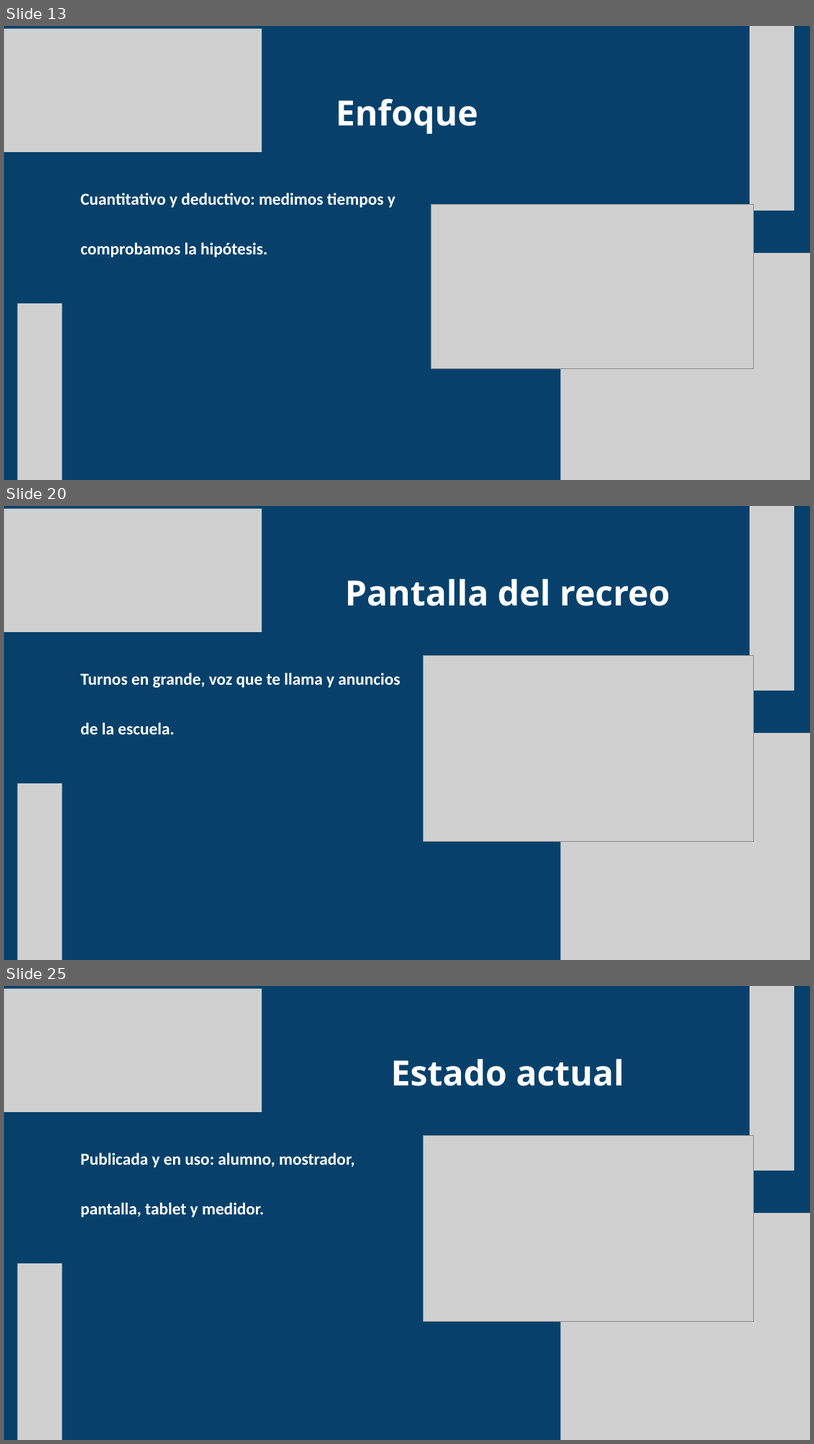
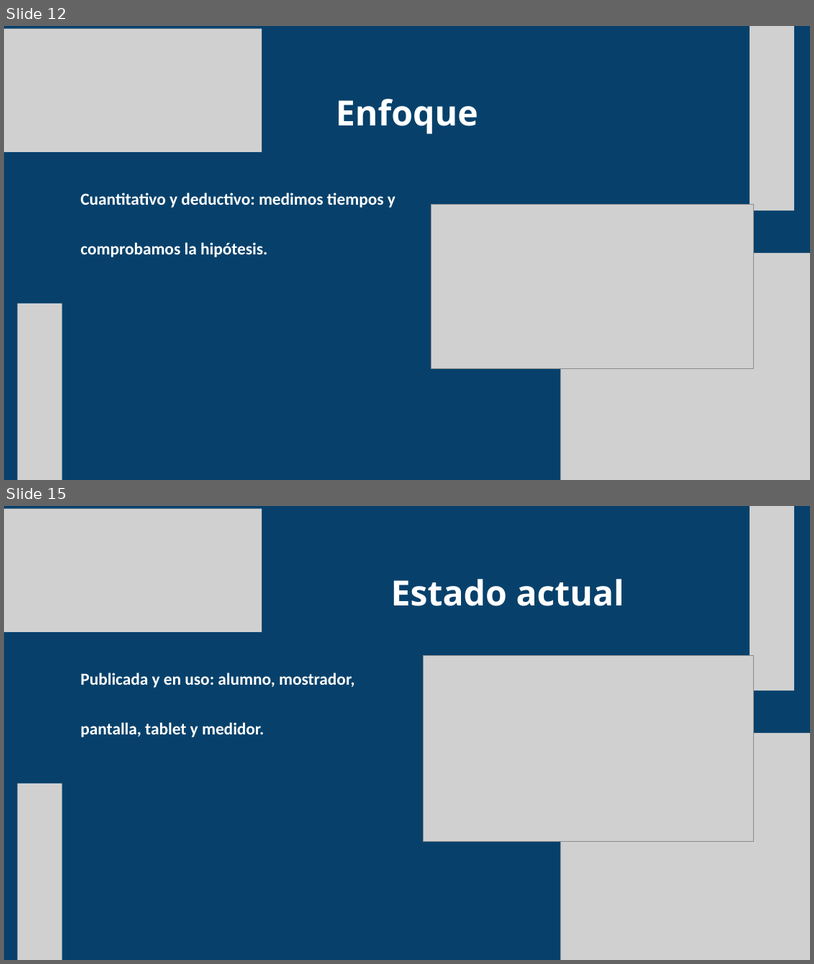
Before and after one commit to ejercitopalomazi9111-arch/mazi-central, a slide deck: fadori/presentacion/Fadori-STEAM.pptx. Shown one above the other, each under a label of ours: slides 13, 20 and 25 before the commit, slides 12 and 15 after it; the slides between them are not shown. The pictures are 814x1444 and 814x964 pixels, drawn with LibreOffice and Linux fonts; fonts in the diff are those of the drawing; grey boxes stand for pictures. Boxes give left, top, right and bottom in pixels: in the first picture for what was removed or moved away, otherwise in the second. Text is boxed around its words. In the diff, an @@ line names an element or a change of style, - is before the commit and + after.

```diff
--- a/fadori/presentacion/Fadori-STEAM.pptx
+++ b/fadori/presentacion/Fadori-STEAM.pptx
@@ slide 20 removed at [4, 506, 810, 960], background #07416B @@
@@ picture removed at [4, 509, 262, 632] @@
@@ picture removed at [750, 506, 795, 690] @@
@@ text removed at [345, 579, 670, 606] @@
-Pantalla del recreo
@@ picture removed at [423, 655, 754, 841] @@
@@ text removed at [80, 672, 400, 734] @@
-Turnos en grande, voz que te llama y anuncios de la escuela.
@@ picture removed at [561, 733, 810, 959] @@
@@ picture removed at [17, 783, 62, 960] @@
@@ what was slide 13 is now slide 12 @@
@@ what was slide 25 is now slide 15 @@
```
Also in this commit, not shown: 2 slides added, 11 other slides removed, 2 other files.
